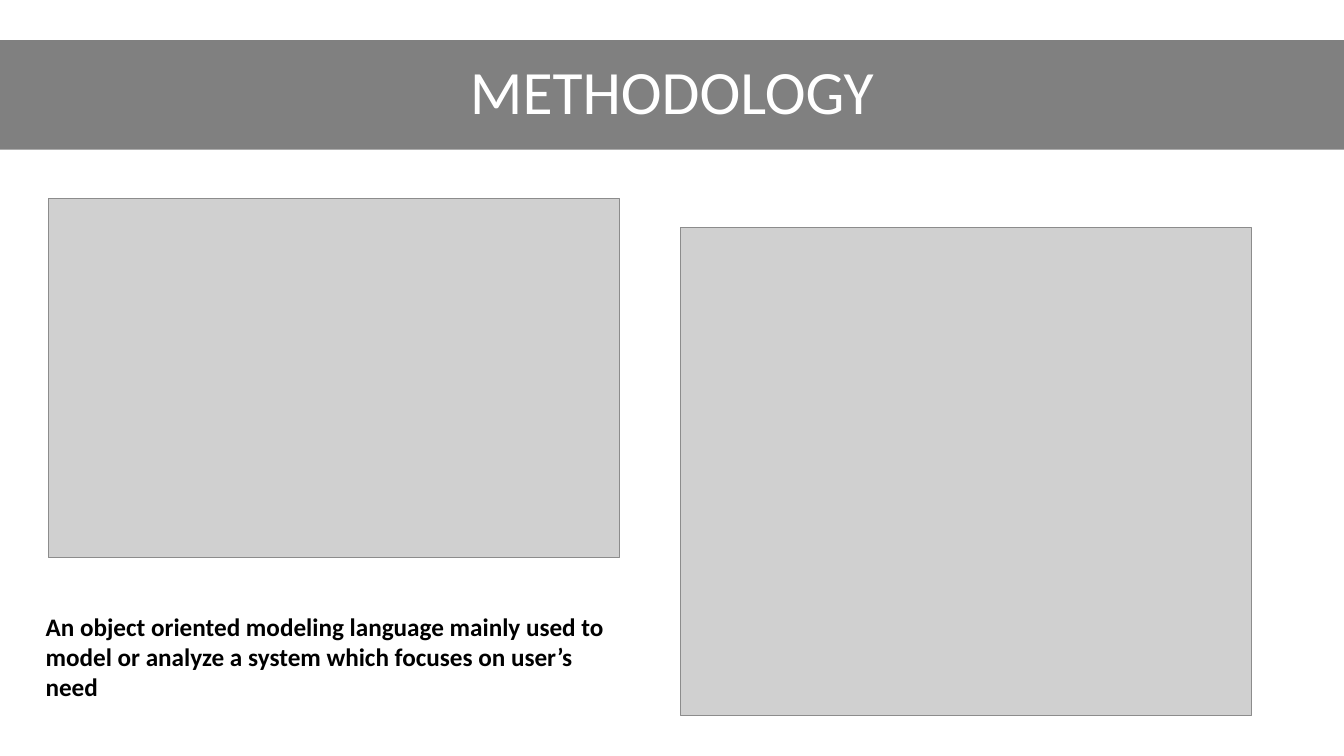
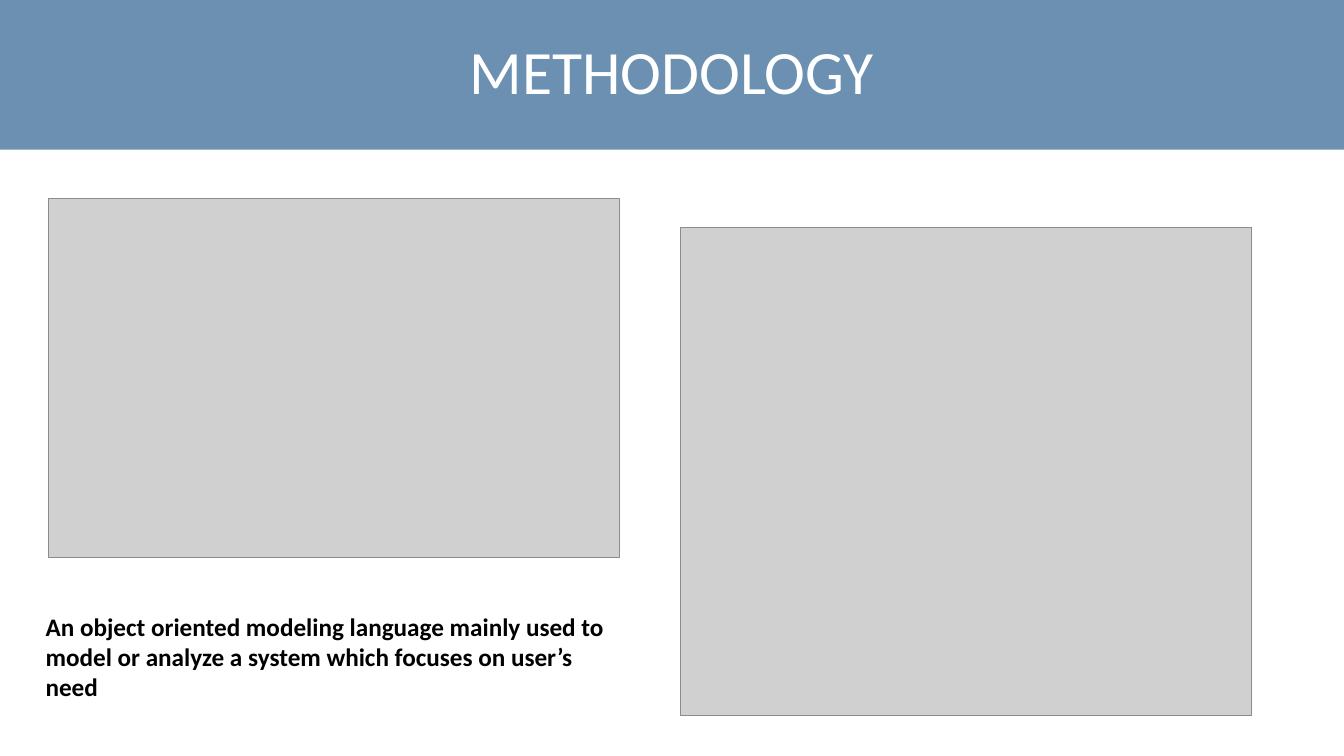
Before and after one commit to kanzuesther/level-2-report-and-diagrams, a slide deck: slide 11 of Presentation1.pptx. Drawn at 1344x756 pixels with LibreOffice and Linux fonts; fonts in the diff are those of the drawing; grey boxes stand for pictures. Boxes give left, top, right and bottom in pixels: in the first picture for what was removed or moved away, otherwise in the second. Text is boxed around its words. In the diff, an @@ line names an element or a change of style, - is before the commit and + after.

```diff
--- a/Presentation1.pptx
+++ b/Presentation1.pptx
@@ title "METHODOLOGY": place and size @@
-title "METHODOLOGY" at <box>0,40,1344,150</box>
+title "METHODOLOGY" at <box>0,0,1344,149</box>
@@ title "METHODOLOGY" at <box>0,0,1344,149</box>: fill #808080 to #6B90B2 @@
```
Also in this commit, not shown: 2 other slides changed, 4 slides added, 3 slides removed, 7 other files.
